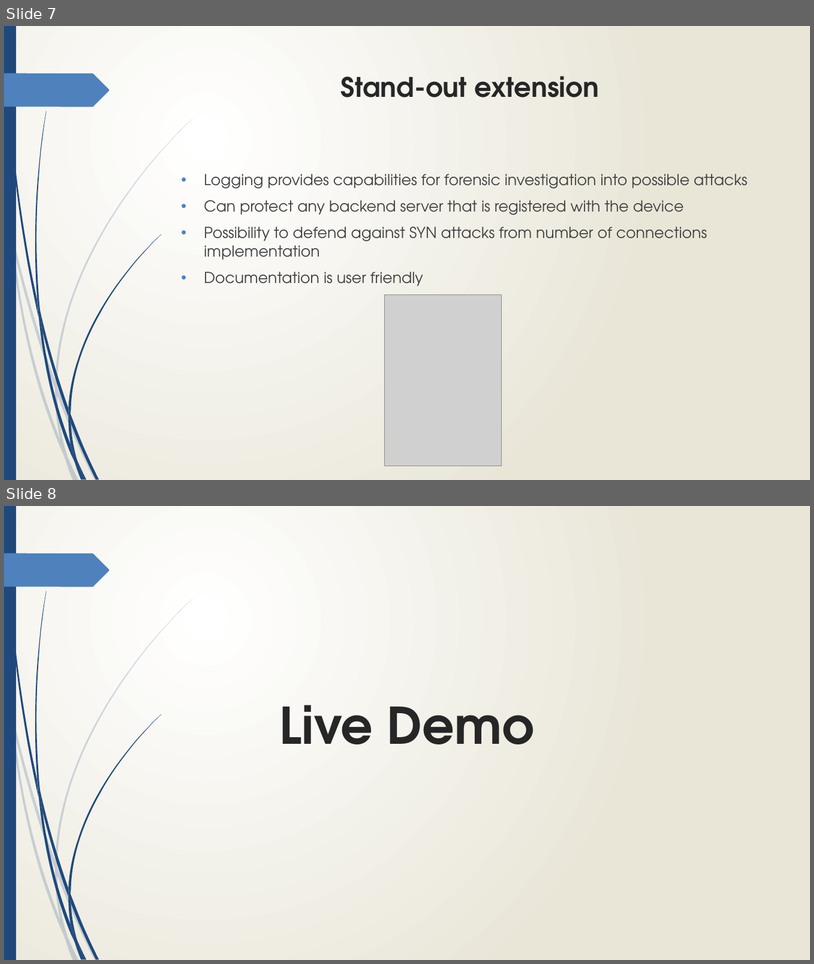
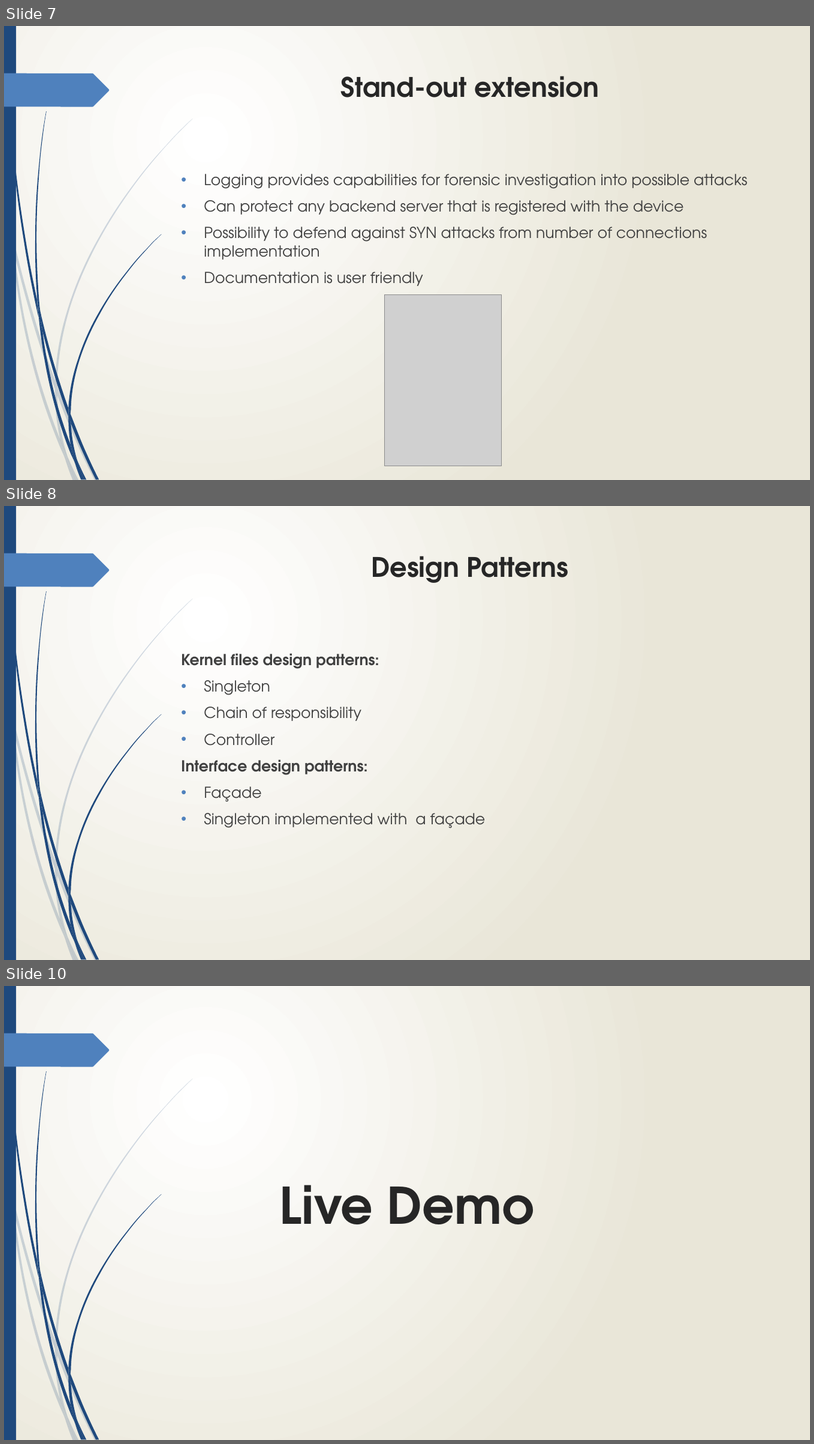
Before and after one commit to cos301-2019-se/Defendr, a slide deck: SRS/SlideShow4.pptx. Shown one above the other, each under a label of ours: slides 7 and 8 before the commit, slides 7, 8 and 10 after it; the slides between them are not shown. The pictures are 814x964 and 814x1444 pixels, drawn with LibreOffice and Linux fonts; fonts in the diff are those of the drawing; grey boxes stand for pictures. Boxes give left, top, right and bottom in pixels: in the first picture for what was removed or moved away, otherwise in the second. Text is boxed around its words. In the diff, an @@ line names an element or a change of style, - is before the commit and + after.

```diff
--- a/SRS/SlideShow4.pptx
+++ b/SRS/SlideShow4.pptx
@@ slide 8 added at (4,506,810,960), background gradient #FFFFFF to #EAE7D8; not listed: 24 template elements that a slide beside it also shows @@
@@ title added at (371,556,569,583), 32 pt, text #262626, bold @@
+Design Patterns
@@ text added at (181,653,486,828), 18 pt, text #404040 @@
+Kernel files design patterns:
+• Singleton
+• Chain of responsibility
+• Controller
+Interface design patterns:
+• Façade
+• Singleton implemented with a façade
@@ what was slide 8 is now slide 10 @@
```
Also in this commit, not shown: 1 slide changed, 2 other slides added, 1 slide removed, 1 other file.
